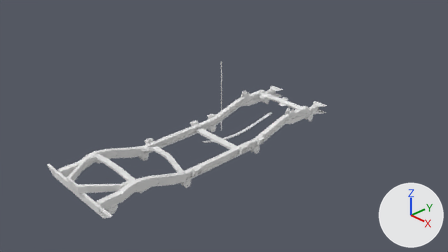
The Blender file JeepWillys/willysWithChassisAndSup.blend, before and after one commit.
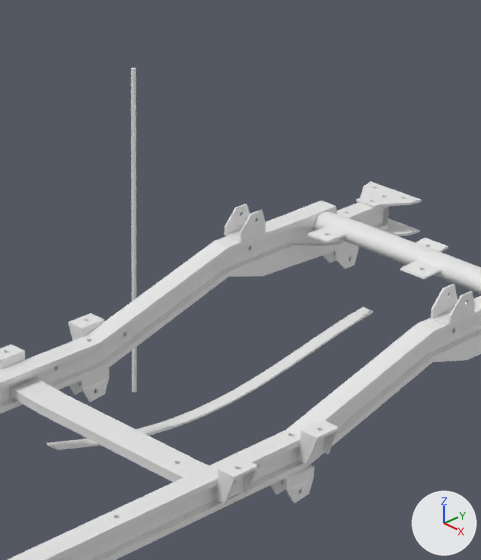
Each version appears first from the file's camera 'Camera', and next in a close-up on the part from 43% to 66% of the width and 19% to 66% of the height. Every picture has the same lights, and +X, +Y and +Z are marked at lower right.

The scene before the commit, as lines of its bpy script (objects in view):
```python
me_cube_021 = bpy.data.meshes.new('Cube.021')
me_cube_021.from_pydata(...)  # 160 vertices, 98 faces; spans x -1.0..1.0, y -1.0..1.0, z -43.1..1.0
me_cube_022 = bpy.data.meshes.new('Cube.022')
me_cube_022.from_pydata(...)  # 76 vertices, 74 faces; spans x -1.0..1.0, y -1.0..1.0, z -1.0..1.0
me_cylinder_001 = bpy.data.meshes.new('Cylinder.001')
me_cylinder_001.from_pydata(...)  # a 32-sided cylinder along z spanning x -1.0..1.0, y -1.0..1.0, z -1.0..1.0
ob_cylinder = bpy.data.objects.new('Cylinder', me_cylinder_001)
ob_cylinder.location = (-1.382, 1.753, 0.187)
ob_cylinder.scale = (0.0153, 0.013, 1.0)
ob_shacklebracketsteelleaftoframe_005 = bpy.data.objects.new('ShackleBracketSteelLeafToFrame.005', me_cube_021)
ob_shacklebracketsteelleaftoframe_005.location = (0.746, 2.017, 0.316)
ob_shacklebracketsteelleaftoframe_005.rotation_euler = (0.0, 3.145, 0.0)  # degrees (0, 180, 0)
ob_shacklebracketsteelleaftoframe_005.scale = (-0.0644, 0.0979, 0.00328)
ob_topleafspring = bpy.data.objects.new('TopLeafSpring', me_cube_022)
ob_topleafspring.parent = ob_leafspring
ob_topleafspring.matrix_parent_inverse = Matrix(((1.0, 0.0, 0.0, 0.939), (0.0, 1.0, 0.0, -1.655), (0.0, 0.0, 1.0, 0.72), (0.0, 0.0, 0.0, 1.0)))
ob_topleafspring.location = (-0.751, 3.164, -0.547)
ob_topleafspring.scale = (-0.0413, 1.27, 0.00581)
_m = ob_topleafspring.modifiers.new('Curve', 'CURVE')
_m.object = ob_nurbspath
# also in view: 'FrameOutridgerBracket' at (-0.86, 0.92, 0.01); 'leftFrame' at (-0.74, -0.02, 0.11); 'frontCrossMember' at (-0.01, 2.57, 0.25); 'rightFrame' at (0.73, -0.02, 0.11); 'TopLeftBumperGusset' at (-0.75, 3.16, 0.21)
```
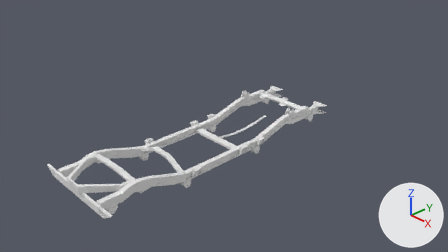
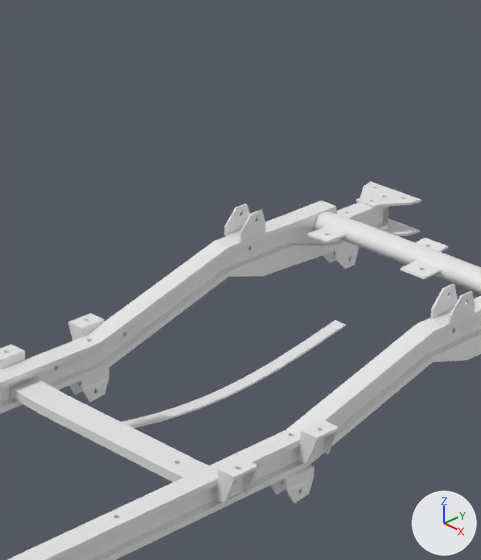
Commit message: nurbs circle top leaf spring

Pixel boxes [x1, y1, x2, y2] of what changed, in the close-ups (481 x 560 px):
'TopLeafSpring', reshaped, moved, rescaled
    before: [47, 307, 373, 450]
    after: [122, 320, 345, 428]
'Cylinder', hidden
    before: [131, 68, 137, 392]

The change, as a list of edits to the scene's bpy script:
```text
Change cu_nurbspath:
    where _sp = cu_nurbspath.splines.new('NURBS'); _sp.points.add(4)
    remove _sp.points.foreach_set('co', [-2.0, -0.0121, 0.0863, 1.0, -1.0, 0.0152, -0.108, 1.0, 0.0, 0.0437, -0.311, 1.0, 1.0, 0.00182, -0.013, 1.0, 2.0, -0.00728, 0.0518, 1.0])
    add _sp.points.foreach_set('co', [-1.474, 0.00303, -0.0216, 1.0, -0.813, 0.0127, -0.0901, 1.0, 0.0, 0.0362, -0.258, 1.0, 0.976, 0.013, -0.0925, 1.0, 1.63, 0.00241, -0.0171, 1.0])
Change ob_topleafspring:
    ob_topleafspring.location: (-0.751, 3.164, -0.547) -> (-0.751, 2.818, -0.487)
    ob_topleafspring.scale: (-0.0413, 1.27, 0.00581) -> (-0.0413, 1.01, 0.00581)
Change ob_cylinder:
    add ob_cylinder.hide_viewport = True
```
